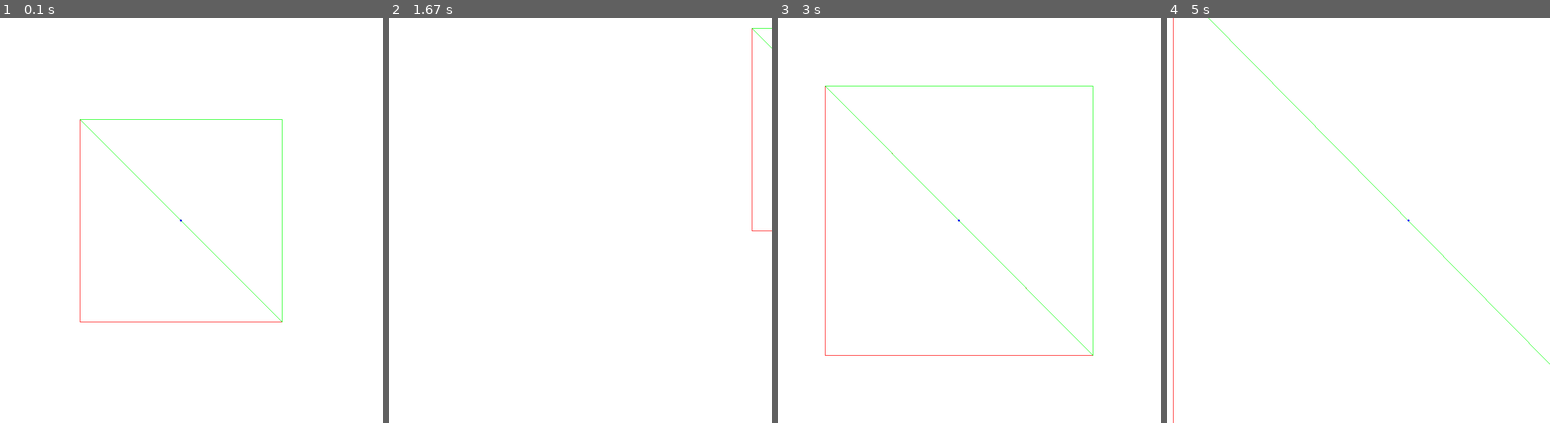
Above: before the commit, frames 1-4 (left to right).
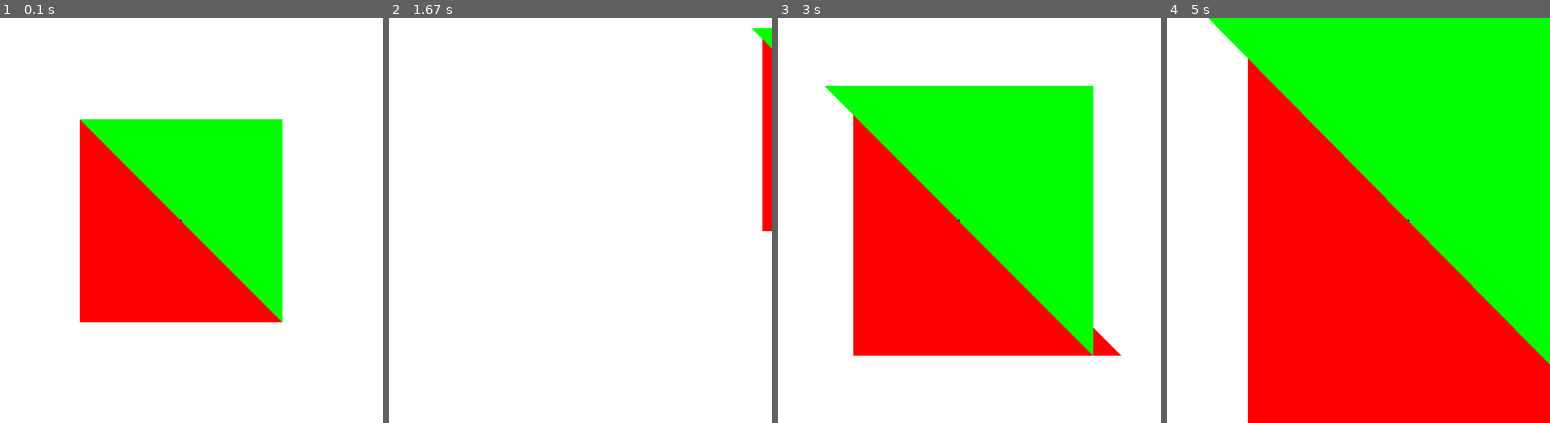
Above: after the commit, the same moments.

Repository: FRAZ5094/pygame
Game: pygame game, started from 3D/3D.py
The game is run twice, just before and just after one commit, with the same random seed, the same clock (stepped at 60 frames per second) and the same inputs.
Inputs:
- Up to frame 1 (0.1 s): no input
- Up to frame 2 (1.67 s): hold D 0.33-0.8 s; hold W 0.83-1.13 s; tap E at 0.98 s; hold D 1.17-1.63 s
- Up to frame 3 (3 s): hold A 1.67-2.2 s; tap T at 1.82 s; hold S 2.23-2.53 s; tap E at 2.38 s; hold A 2.57-2.97 s
- Up to frame 4 (5 s): hold W 3-3.37 s; tap T at 3.15, 4.62 s; hold D 3.4-4.03 s; tap E at 3.55 s; hold S 4.07-4.43 s; hold A 4.47-4.93 s; hold D from 4.97 s (still down)

The runs differ from the first frame. In frame 1, 26% of the frame differs, in the area x 20-74%, y 25-75%; in frame 2, 1.3%; in frame 3, 42%; in frame 4, 79%, in the area x 1-100%, y 0-100%.

Commit message:
rotation around arbitary axis done

Diff:
--- a/3D/3D.py
+++ b/3D/3D.py
@@ -39,8 +39,8 @@
 ])
 
 mesh = TriangleMesh([
-    [0,0,0],[0,1,0],[1,1,0],
-    [0,0,0],[1,1,0],[1,0,1],
+    [0,0,1],[0,1,1],[1,1,1],
+    [0,0,0],[1,1,0],[1,0,0],
 ])
 
 
@@ -82,7 +82,7 @@
 
     translationMatrix = getTranslationMatrix(x,y,z)
     scaleMatrix = getScaleMatrix(scaleFactor,scaleFactor,scaleFactor,x+0.5,y+0.5,0)
-    rotationYMatrix = getRotationYMatrix(np.deg2rad(theta),x,y,z)
+    rotationYMatrix = getRotationYMatrix(theta,x,y,z,[0,1,0])
 
     translatedMesh = rotationYMatrix * scaleMatrix * translationMatrix * mesh
 
--- a/3D/matrix_functions.py
+++ b/3D/matrix_functions.py
@@ -21,17 +21,39 @@
         ]
     return Matrix(m)
 
-def getRotationYMatrix(theta,Ox,Oy,Oz):
+def getRotationYMatrix(theta,Ox,Oy,Oz,n):
+
 
     T=getTranslationMatrix(Ox,Oy,Oz)
     Tb=getTranslationMatrix(-Ox,-Oy,-Oz)
 
+    theta=np.deg2rad(theta)
+
+    c=np.cos(theta)
+    s=np.sin(theta)
+
+    n=np.array(n)
+    n=n/np.sqrt(n.sum())
+
+
+    x=n[0]
+    y=n[1]
+    z=n[2]
+
+    # R = Matrix([
+        # [c,0,0,0],
+        # [0,1,0,0],
+        # [-s,0,c,0],
+        # [0,0,0,1],
+        # ])
+
     R = Matrix([
-        [np.cos(theta),0,0,0],
-        [0,1,0,0],
-        [-np.sin(theta),0,np.cos(theta),0],
-        [0,0,0,1],
+        [((x**2) * (1-c)) + c,  ((x*y) * (1-c)) - z*s, ((x*z) * (1-c)) + y*s, 0],
+        [((y*x) * (1-c)) + z*s,  ((y**2) * (1-c)) + c,  ((y*z) * (1-c)) - x*s, 0],
+        [((x*z) * (1-c)) - y*s, ((y*z) * (1-c)) + x*s,     ((z**2) * (1-c)) + c, 0],
+        [0,0,0,1]
         ])
+
 
 
     return T * R * Tb
@@ -61,7 +83,7 @@
 
         for i in range(int(len(self.verticies[0])/3)):
             verticies_tuple=[tuple(self.verticies[:,3*i][0:2]),tuple(self.verticies[:,(3*i)+1][0:2]),tuple(self.verticies[:,(3*i)+2][0:2])]
-            pygame.draw.polygon(screen,Colours[int(i%3)],verticies_tuple, width=1)
+            pygame.draw.polygon(screen,Colours[int(i%3)],verticies_tuple)
 
 class Matrix:
     def __init__(self,array):
